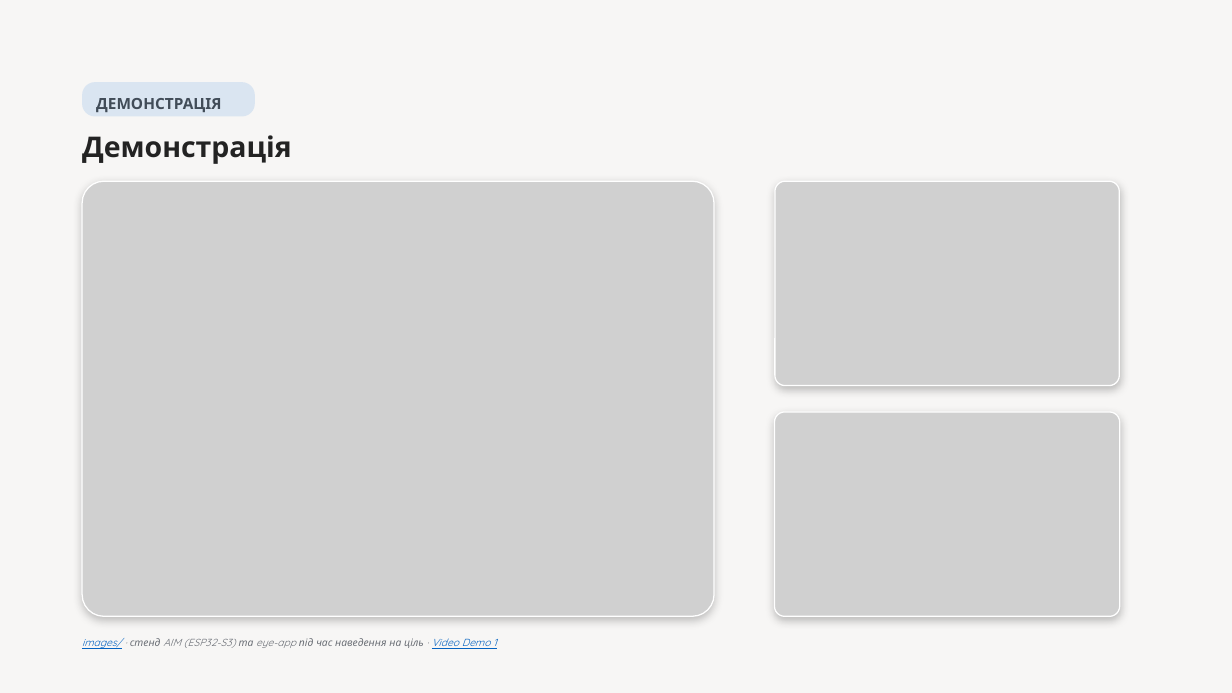
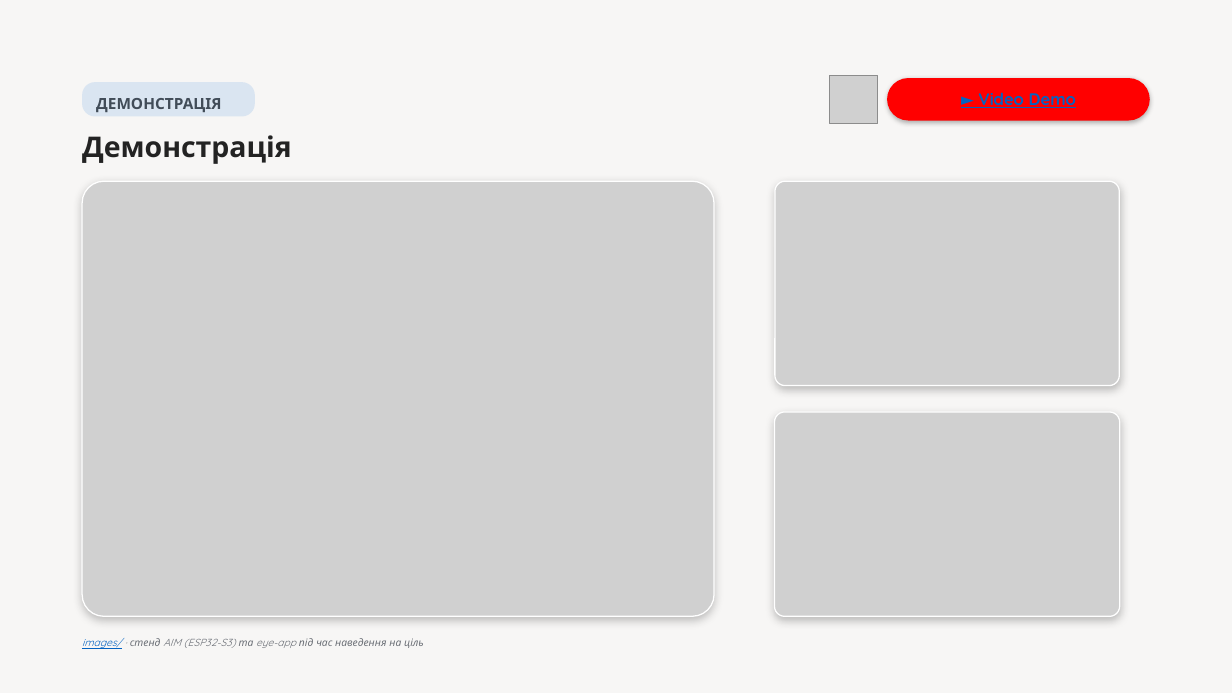
Before and after one commit to melnikvitaly/workshops, a slide deck: slide 12 of workshop-7-final_project/docs/assestment/presentation/Laser Gimbal with Camera Tracking on ESP32-S3.pptx. Drawn at 1232x693 pixels with LibreOffice and Linux fonts; fonts in the diff are those of the drawing; grey boxes stand for pictures. Boxes give left, top, right and bottom in pixels: in the first picture for what was removed or moved away, otherwise in the second. Text is boxed around its words. In the diff, an @@ line names an element or a change of style, - is before the commit and + after.

```diff
--- a/workshop-7-final_project/docs/assestment/presentation/Laser Gimbal with Camera Tracking on ESP32-S3.pptx
+++ b/workshop-7-final_project/docs/assestment/presentation/Laser Gimbal with Camera Tracking on ESP32-S3.pptx
@@ picture added at bbox=[830, 75, 878, 123] @@
@@ rounded rectangle added at bbox=[887, 78, 1150, 120], fill #FF0000, 13 pt, text #0563C1, bold, underline @@
+► Video Demo
@@ text at bbox=[82, 638, 424, 649]: text changed @@
-images/ · стенд AIM (ESP32-S3) та eye-app під час наведення на ціль · Video Demo 1
+images/ · стенд AIM (ESP32-S3) та eye-app під час наведення на ціль
```
Also in this commit, not shown: 3 other slides changed.
